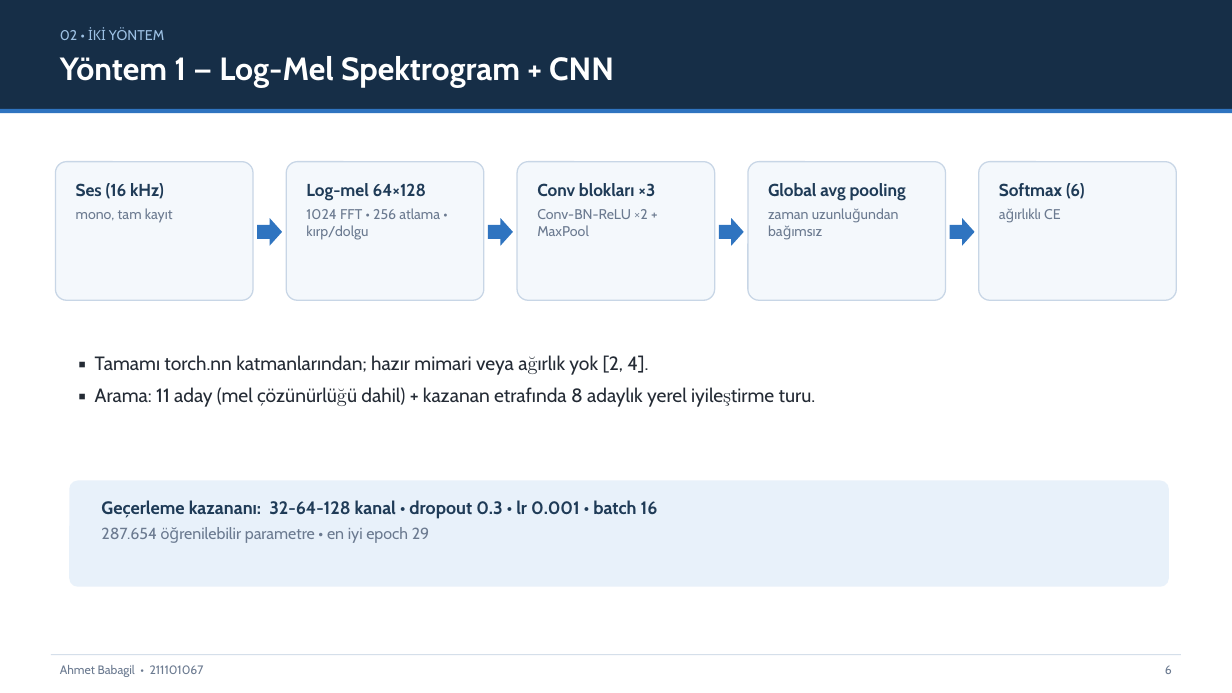
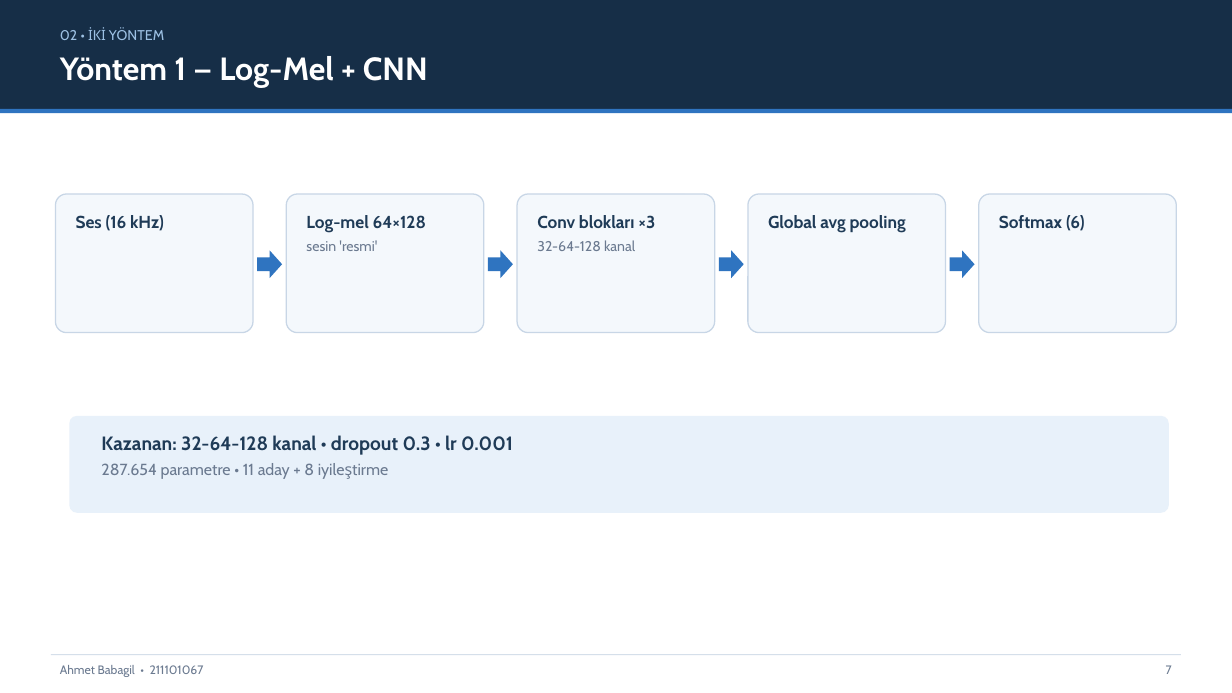
Before and after one commit to AhmetBabagil/speech-emotion-recognition, a slide deck: slide 7 of final/SUNUM_FINAL.pptx (slide 6 before the commit). Drawn at 1232x693 pixels with LibreOffice and Linux fonts; fonts in the diff are those of the drawing. Boxes give left, top, right and bottom in pixels: in the first picture for what was removed or moved away, otherwise in the second. Text is boxed around its words. In the diff, an @@ line names an element or a change of style, - is before the commit and + after.

```diff
--- a/final/SUNUM_FINAL.pptx
+++ b/final/SUNUM_FINAL.pptx
@@ text at [60,56,428,88]: text changed @@
-Yöntem 1 — Log-Mel Spektrogram + CNN
+Yöntem 1 — Log-Mel + CNN
@@ text at [76,208,173,223]: paragraph removed @@
-mono, tam kayıt
@@ 5 rounded rectangles, 5 texts, 4 right arrows: place and size @@
-5 rounded rectangles, 5 texts, 4 right arrows at [55,162,1177,300]
+5 rounded rectangles, 5 texts, 4 right arrows at [55,194,1177,333]
@@ text at [1044,209,1061,219]: paragraph removed @@
-ağırlıklı CE
@@ text at [768,212,809,219]: paragraph removed @@
-zaman uzunluğundan bağımsız
@@ text at [306,240,377,251]: text changed @@
-1024 FFT • 256 atlama • kırp/dolgu
+sesin 'resmi'
@@ text at [537,240,635,251]: text changed @@
-Conv-BN-ReLU ×2 + MaxPool
+32-64-128 kanal
@@ text removed at [95,355,816,407] @@
-▪ Tamamı torch.nn katmanlarından; hazır mimari veya ağırlık yok [2, 4].
-▪ Arama: 11 aday (mel çözünürlüğü dahil) + kazanan etrafında 8 adaylık yerel iyileştirme turu.
@@ rounded rectangle: place and size @@
-rounded rectangle at [69,481,1169,587]
+rounded rectangle at [69,416,1169,513]
@@ text at [101,435,513,479]: text changed; size 14 to 15 pt @@
-Geçerleme kazananı: 32-64-128 kanal • dropout 0.3 • lr 0.001 • batch 16
-287.654 öğrenilebilir parametre • en iyi epoch 29
+Kazanan: 32-64-128 kanal • dropout 0.3 • lr 0.001
+287.654 parametre • 11 aday + 8 iyileştirme
@@ text at [1166,665,1172,674]: text changed @@
-6
+7
```
Also in this commit, not shown: 17 other slides changed, 9 slides added, 2 slides removed, 12 other files.
